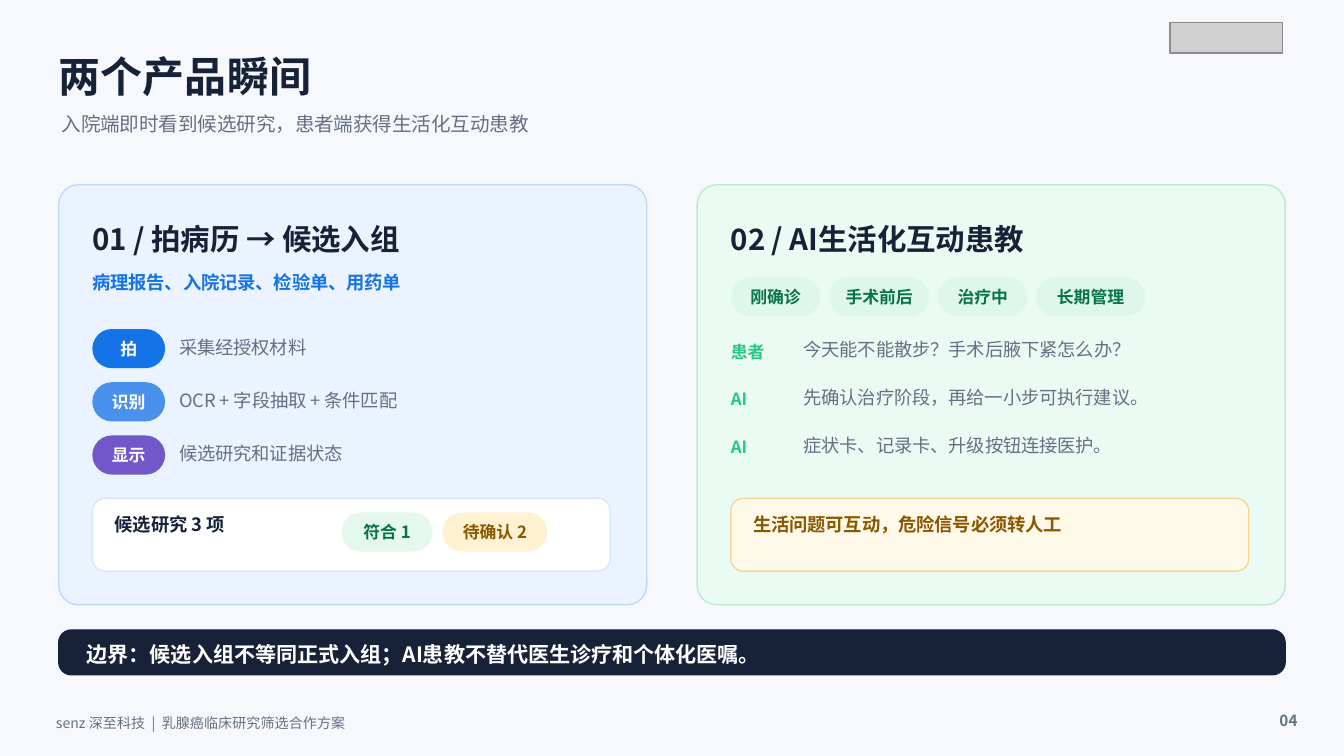
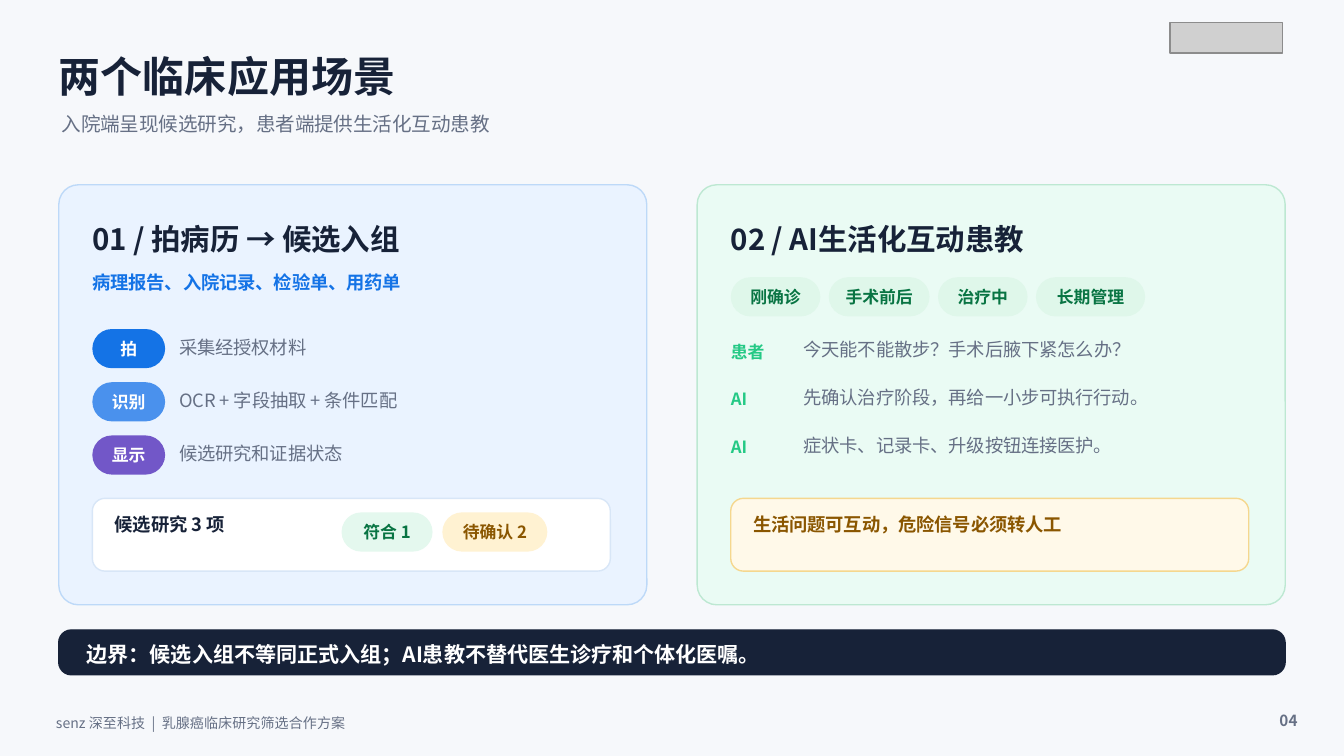
Before and after one commit to kylokuo/AI4BrCa, a slide deck: slide 4 of docs/殷咏梅教授_临床研究筛选合作方案.pptx. Drawn at 1344x756 pixels with LibreOffice and Linux fonts; fonts in the diff are those of the drawing; grey boxes stand for pictures. Boxes give left, top, right and bottom in pixels: in the first picture for what was removed or moved away, otherwise in the second. Text is boxed around its words. In the diff, an @@ line names an element or a change of style, - is before the commit and + after.

```diff
--- a/docs/殷咏梅教授_临床研究筛选合作方案.pptx
+++ b/docs/殷咏梅教授_临床研究筛选合作方案.pptx
@@ text at bbox=[59, 56, 396, 96]: text changed @@
-两个产品瞬间
+两个临床应用场景
@@ text at bbox=[62, 114, 490, 133]: text changed @@
-入院端即时看到候选研究，患者端获得生活化互动患教
+入院端呈现候选研究，患者端提供生活化互动患教
@@ text at bbox=[804, 388, 1149, 406]: text changed @@
-先确认治疗阶段，再给一小步可执行建议。
+先确认治疗阶段，再给一小步可执行行动。
```
Also in this commit, not shown: 10 other slides changed, 1 other file.
